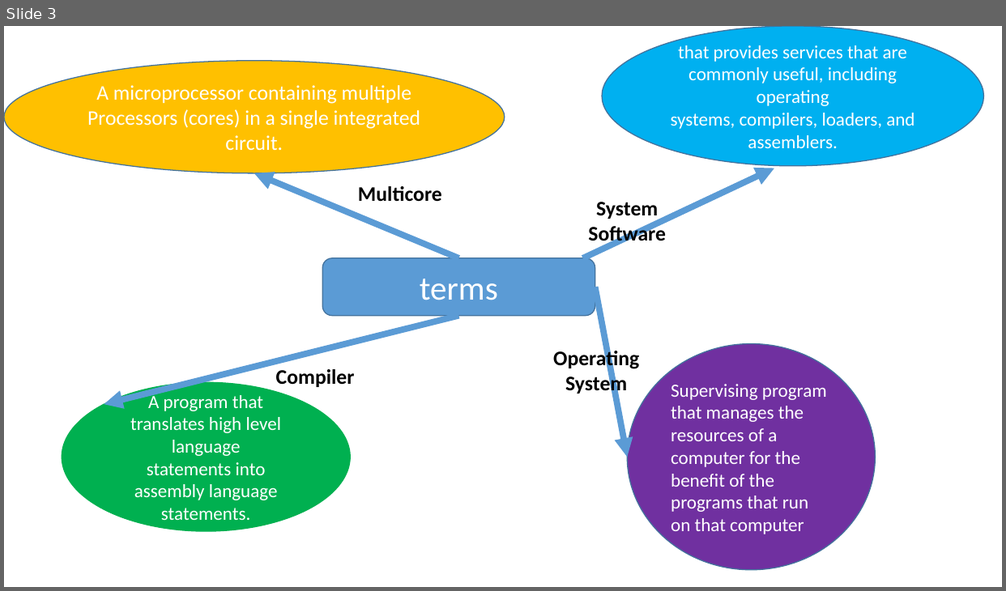
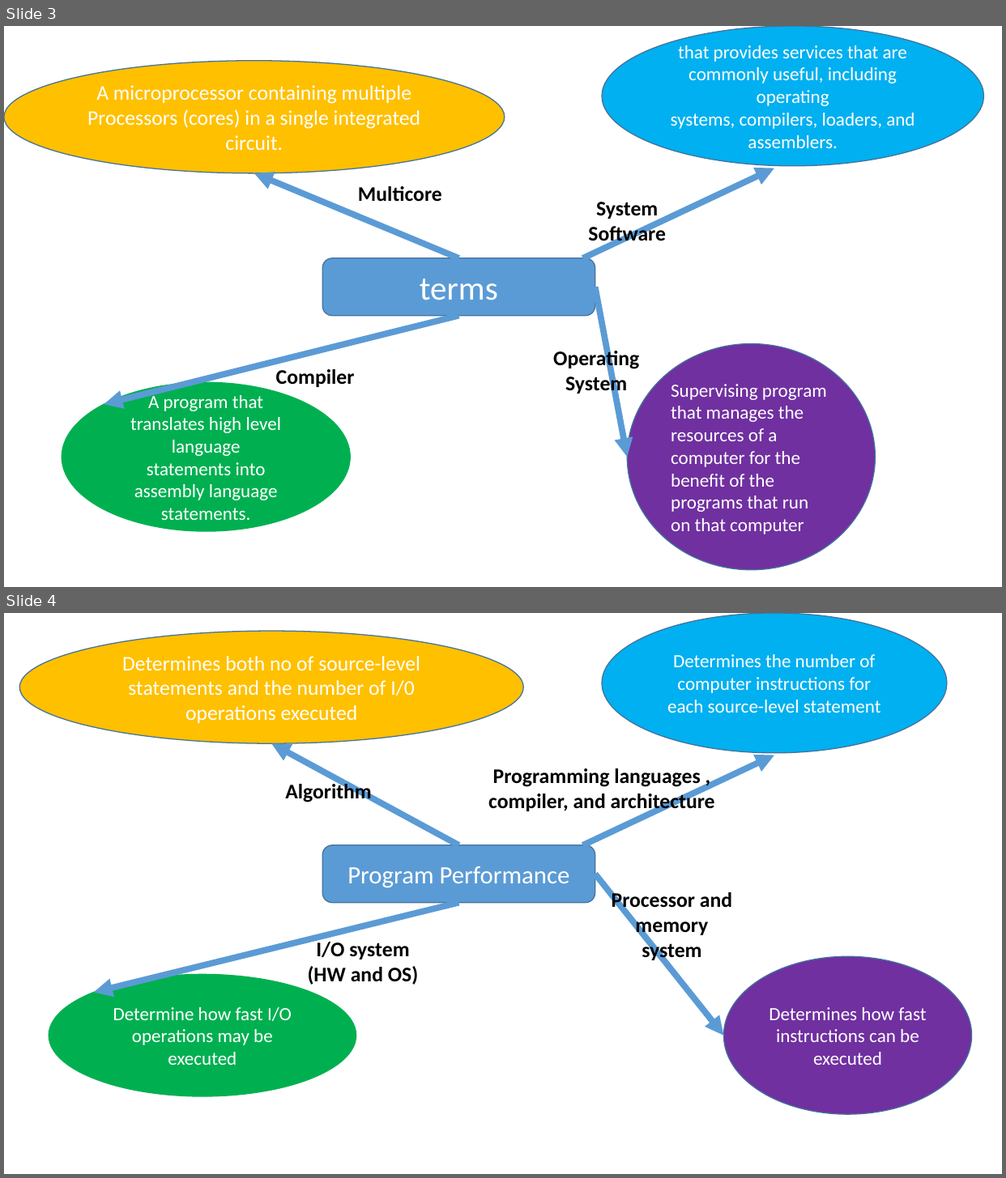
Before and after one commit to buddhikadesilva/CSA-Tutorial, a slide deck: Intro.pptx. Shown one above the other, each under a label of ours: slide 3 before the commit, slides 3 and 4 after it. The pictures are 1006x591 and 1006x1178 pixels, drawn with LibreOffice and Linux fonts; fonts in the diff are those of the drawing. Boxes give left, top, right and bottom in pixels: in the first picture for what was removed or moved away, otherwise in the second. Text is boxed around its words. In the diff, an @@ line names an element or a change of style, - is before the commit and + after.

Commit message:
Added about components that depend on program performance

```diff
--- a/Intro.pptx
+++ b/Intro.pptx
@@ slide 4 added at (x1=4, y1=613, x2=1002, y2=1174), background #FFFFFF @@
@@ ellipse added at (x1=19, y1=631, x2=523, y2=744), fill #FFC000, outline #43739E 1 pt, 20 pt, text #FFFFFF @@
+Determines both no of source-level statements and the number of I/0 operations executed
@@ ellipse added at (x1=602, y1=613, x2=948, y2=753), fill #00B0F0, outline #43739E 1 pt, 18 pt, text #FFFFFF @@
+Determines the number of computer instructions for each source-level statement
@@ arrow added from (459, 845) to (271, 744), #5B9BD5 6 pt @@
@@ arrow added from (582, 845) to (774, 756), #5B9BD5 6 pt @@
@@ text added at (x1=285, y1=781, x2=372, y2=803), 20 pt, text #000000, bold @@
+Algorithm
@@ text added at (x1=488, y1=769, x2=715, y2=813), 20 pt, text #000000, bold @@
+Programming languages , compiler, and architecture
@@ rounded rectangle added at (x1=323, y1=845, x2=595, y2=903), fill #5B9BD5, outline #43739E 1 pt, 24 pt, text #FFFFFF @@
+Program Performance
@@ arrow added from (595, 875) to (724, 1036), #5B9BD5 6 pt @@
@@ arrow added from (459, 903) to (94, 993), #5B9BD5 6 pt @@
@@ text added at (x1=612, y1=890, x2=732, y2=962), 20 pt, text #000000, bold @@
+Processor and memory system
@@ text added at (x1=308, y1=939, x2=418, y2=985), 20 pt, text #000000, bold @@
+I/O system (HW and OS)
@@ ellipse added at (x1=49, y1=974, x2=356, y2=1097), fill #00B050, outline #00B050 1 pt, 18 pt, text #FFFFFF @@
+Determine how fast I/O operations may be executed
@@ ellipse added at (x1=724, y1=956, x2=972, y2=1114), fill #7030A0, outline #43739E 1 pt, 18 pt, text #FFFFFF @@
+Determines how fast instructions can be executed
```
